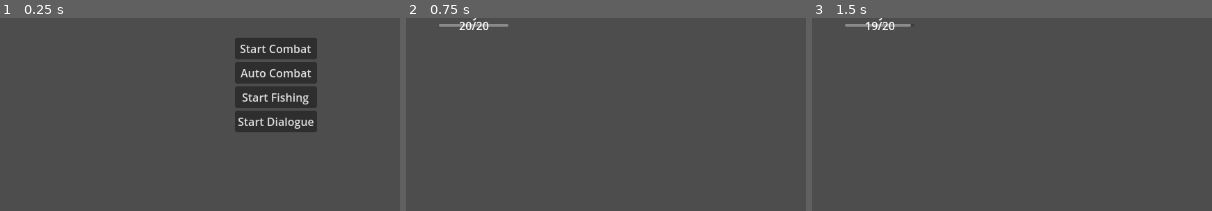
Above: before the commit, frames 1-3 (left to right).
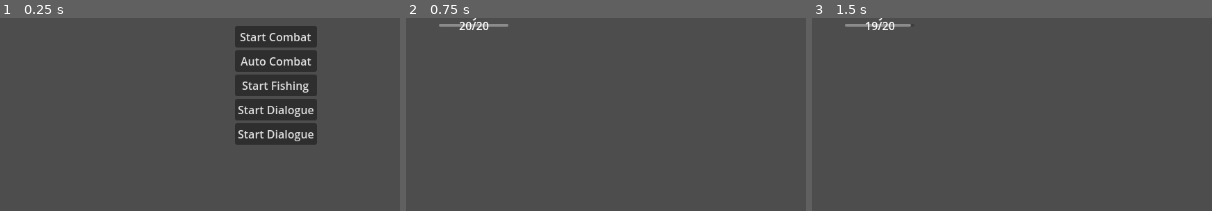
Above: after the commit, the same moments.

Repository: mabanana/sloth
Game: Godot game, scene res://main.tscn
Two runs of this game, one before a commit and one after it. Both use one fixed random seed, a clock stepped at 60 frames per second and the inputs below.
Inputs:
- Up to frame 1 (0.25 s): no input
- Up to frame 2 (0.75 s): click "Start Combat" at 0.5 s
- Up to frame 3 (1.5 s): click "Auto" at 1.25 s
The pictures show only the part of the screen within x 16-66%, y 41-91%; the shares and areas given below are measured in that part.

The runs differ from the first frame. In frame 1, 6.0% of the frame differs, in the area x 58-80%, y 4-66%; in frame 2, nothing differs; in frame 3, nothing differs.

Commit message:
Initialize grid map system

Diff:
--- /dev/null
+++ b/GridRPG/grid_map_controller.gd
@@ -0,0 +1,12 @@
+extends Node2D
+class_name GridMapController
+
+
+# Called when the node enters the scene tree for the first time.
+func _ready():
+	pass # Replace with function body.
+
+
+# Called every frame. 'delta' is the elapsed time since the previous frame.
+func _process(delta):
+	pass
--- /dev/null
+++ b/GridRPG/scene.tscn
@@ -0,0 +1,6 @@
+[gd_scene load_steps=2 format=3 uid="uid://ci0bapw1e4dhx"]
+
+[ext_resource type="Script" path="res://GridRPG/grid_map_controller.gd" id="1_ipxim"]
+
+[node name="Scene" type="Node2D"]
+script = ExtResource("1_ipxim")
--- a/main.gd
+++ b/main.gd
@@ -14,6 +14,7 @@
 enum Scene {
 	COMBAT,
 	FISHING,
+	MAP,
 }
 
 # Called when the node enters the scene tree for the first time.
@@ -37,7 +38,10 @@
 		dialog_controller.start("res://Dialogue/test_dialogue.json")
 		%StartDialogue.release_focus()
 	)
-
+	%OpenMap.pressed.connect(func():
+		start_scene(Scene.MAP)
+		%OpenMap.release_focus()
+	)
 
 # Called every frame. 'delta' is the elapsed time since the previous frame.
 func _process(delta):
@@ -67,6 +71,8 @@
 			resource = load("res://Combat/scene.tscn")
 		Scene.FISHING:
 			resource = load("res://Fishing/scene.tscn")
+		Scene.MAP:
+			resource = load("res://GridRPG/scene.tscn")
 	current_scene = resource.instantiate()
 	add_child(current_scene)
 	if %AutoCheck.button_pressed and scene == Scene.COMBAT:
--- a/main.tscn
+++ b/main.tscn
@@ -53,6 +53,11 @@
 layout_mode = 2
 text = "Start Dialogue"
 
+[node name="OpenMap" type="Button" parent="CanvasLayer/Control/VBoxContainer"]
+unique_name_in_owner = true
+layout_mode = 2
+text = "Start Dialogue"
+
 [node name="WinLoss" type="Label" parent="CanvasLayer/Control"]
 unique_name_in_owner = true
 layout_mode = 0
